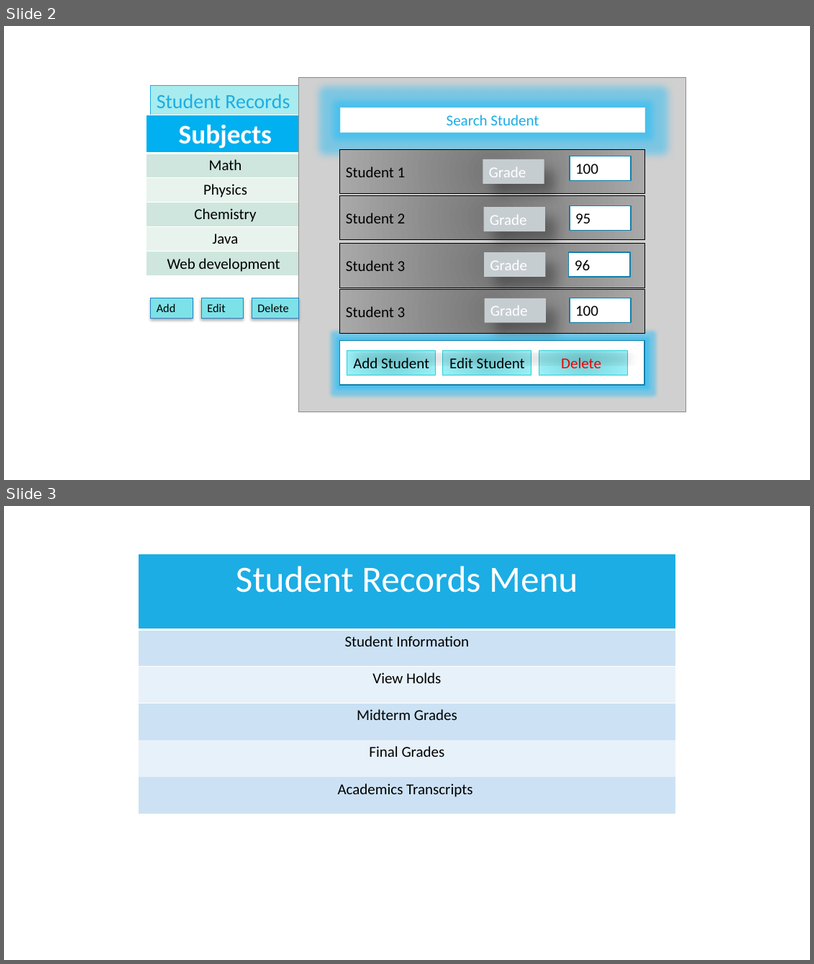
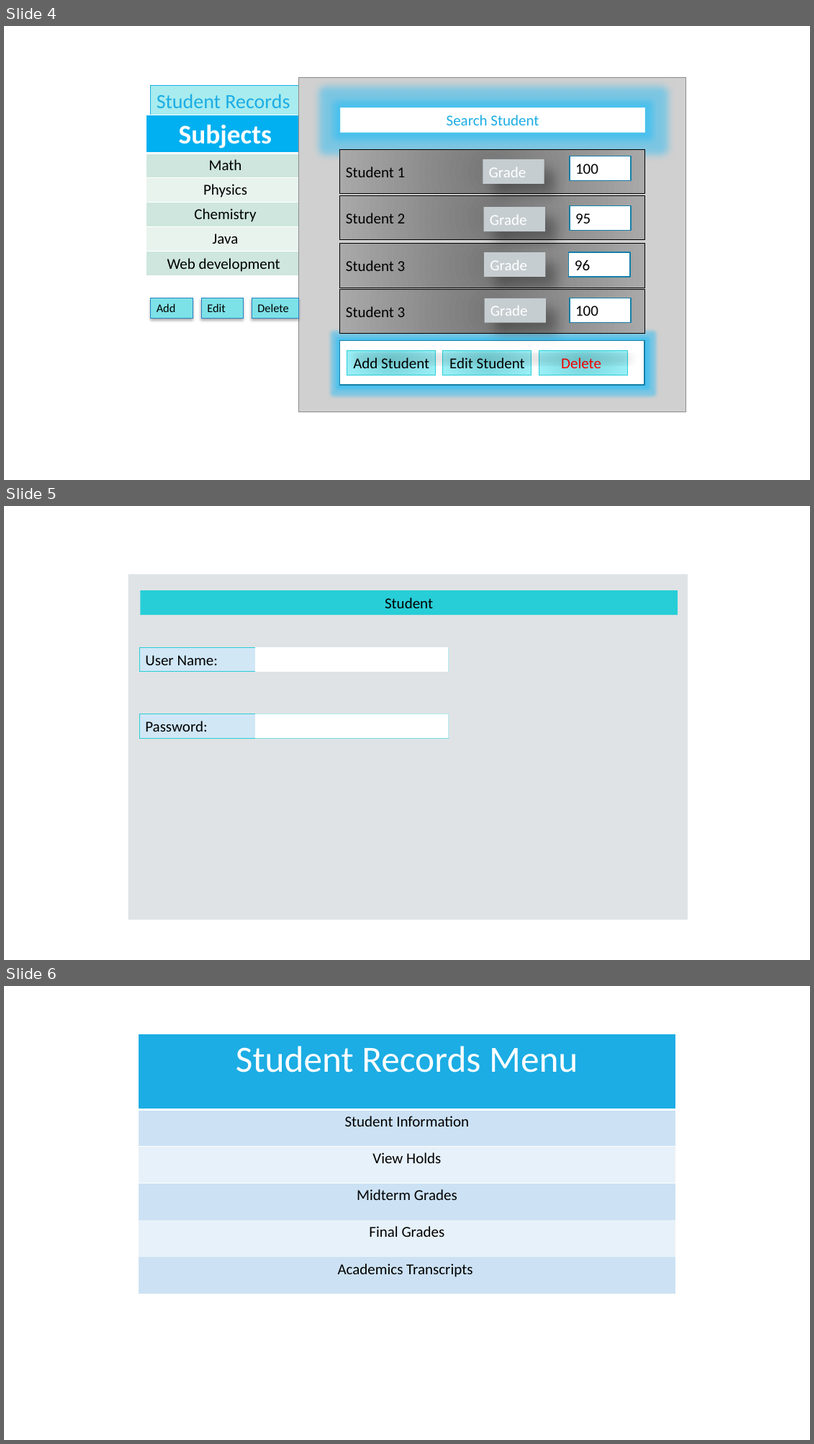
Before and after one commit to WVUP/Spring-2015, a slide deck: Assignments/Gradebook App PowerPont/MDKASHEM/Storybook.pptx. Shown one above the other, each under a label of ours: slides 2 and 3 before the commit, slides 4, 5 and 6 after it. The pictures are 814x964 and 814x1444 pixels, drawn with LibreOffice and Linux fonts; fonts in the diff are those of the drawing; grey boxes stand for pictures. Boxes give left, top, right and bottom in pixels: in the first picture for what was removed or moved away, otherwise in the second. Text is boxed around its words. In the diff, an @@ line names an element or a change of style, - is before the commit and + after.

```diff
--- a/Assignments/Gradebook App PowerPont/MDKASHEM/Storybook.pptx
+++ b/Assignments/Gradebook App PowerPont/MDKASHEM/Storybook.pptx
@@ slide 5 added at [4, 506, 810, 960], background #FFFFFF @@
@@ rectangle added at [129, 574, 688, 919], fill #DFE3E5 @@
@@ rectangle added at [140, 590, 678, 614], fill #27CED7, 18 pt, text #000000 @@
+Student
@@ rectangle added at [139, 647, 449, 671], fill #D1E7F6, outline #27CED7 0.75 pt, 18 pt, text #000000 @@
+User Name:
@@ rectangle added at [255, 647, 449, 671], fill #FFFFFF @@
@@ rectangle added at [139, 713, 449, 738], fill #D1E7F6, outline #27CED7 0.75 pt, 18 pt, text #000000 @@
+Password:
@@ rectangle added at [255, 713, 449, 738], fill #FFFFFF @@
@@ what was slide 2 is now slide 4 @@
@@ what was slide 3 is now slide 6 @@
```
Also in this commit, not shown: 4 other slides added, 1 slide removed, 14 other files.
